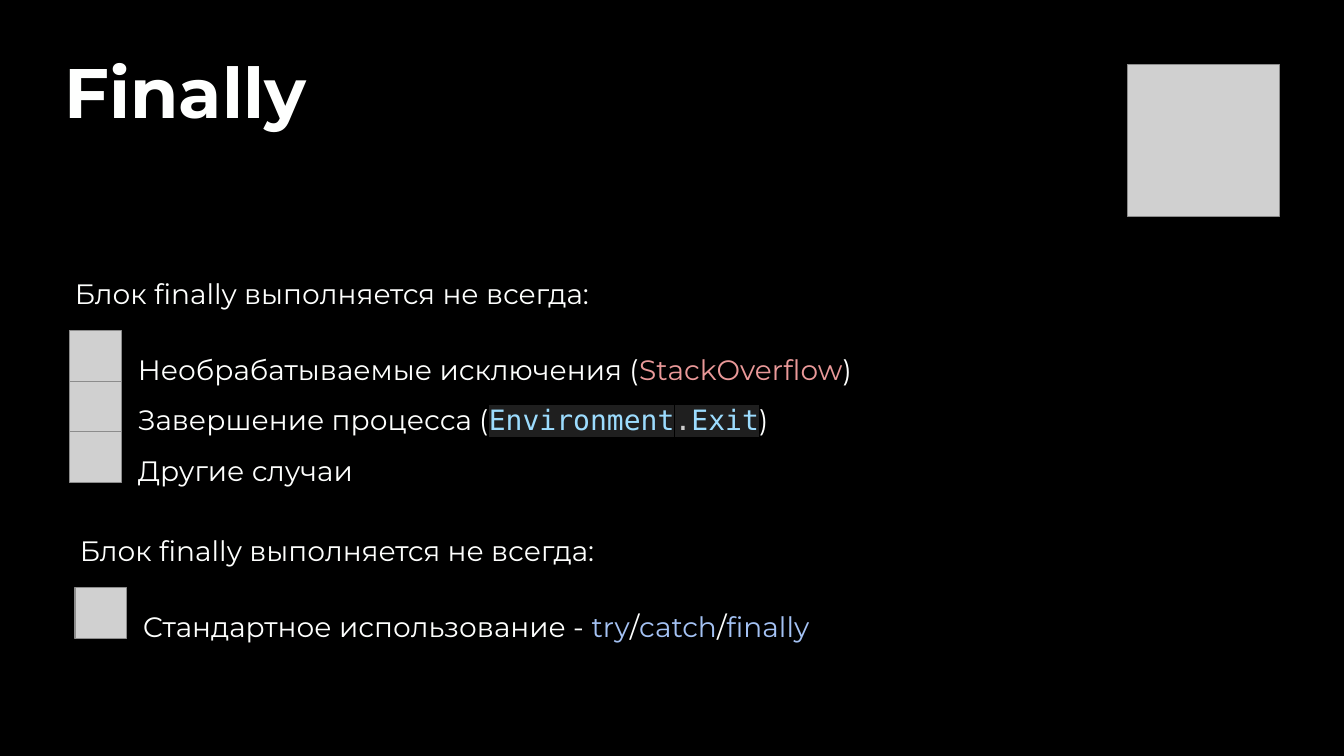
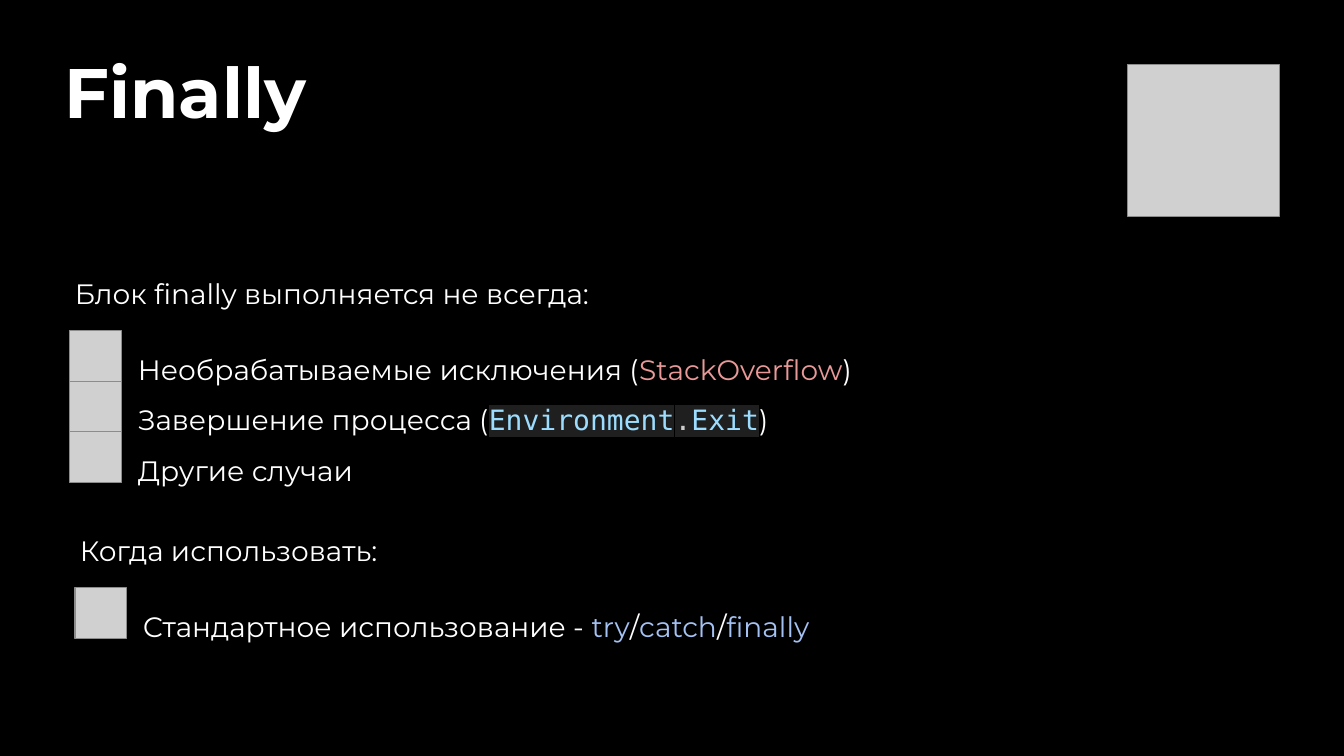
Before and after one commit to kontur-courses/exceptions, a slide deck: slide 40 of exceptions.pptx (slide 42 before the commit). Drawn at 1344x756 pixels with LibreOffice and Linux fonts; fonts in the diff are those of the drawing; grey boxes stand for pictures. Boxes give left, top, right and bottom in pixels: in the first picture for what was removed or moved away, otherwise in the second. Text is boxed around its words. In the diff, an @@ line names an element or a change of style, - is before the commit and + after.

```diff
--- a/exceptions.pptx
+++ b/exceptions.pptx
@@ text at (80, 541, 377, 565): text changed @@
-Блок finally выполняется не всегда:
+Когда использовать:
```
Also in this commit, not shown: 4 other slides changed, 45 slides added, 2 slides removed.
